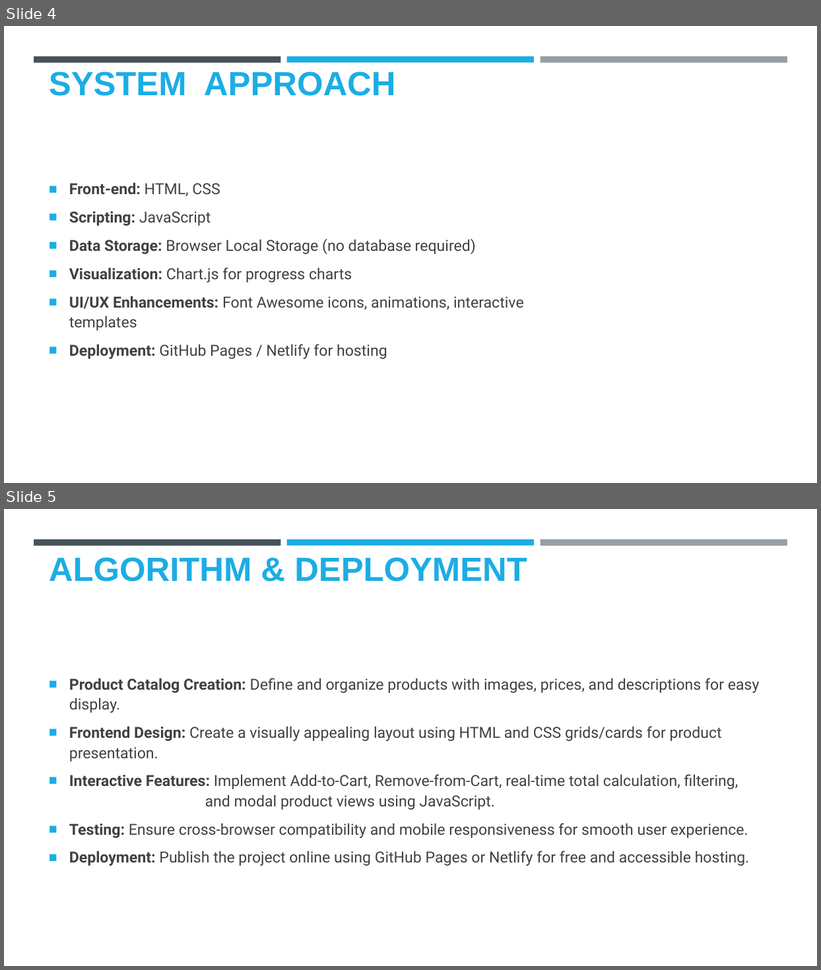
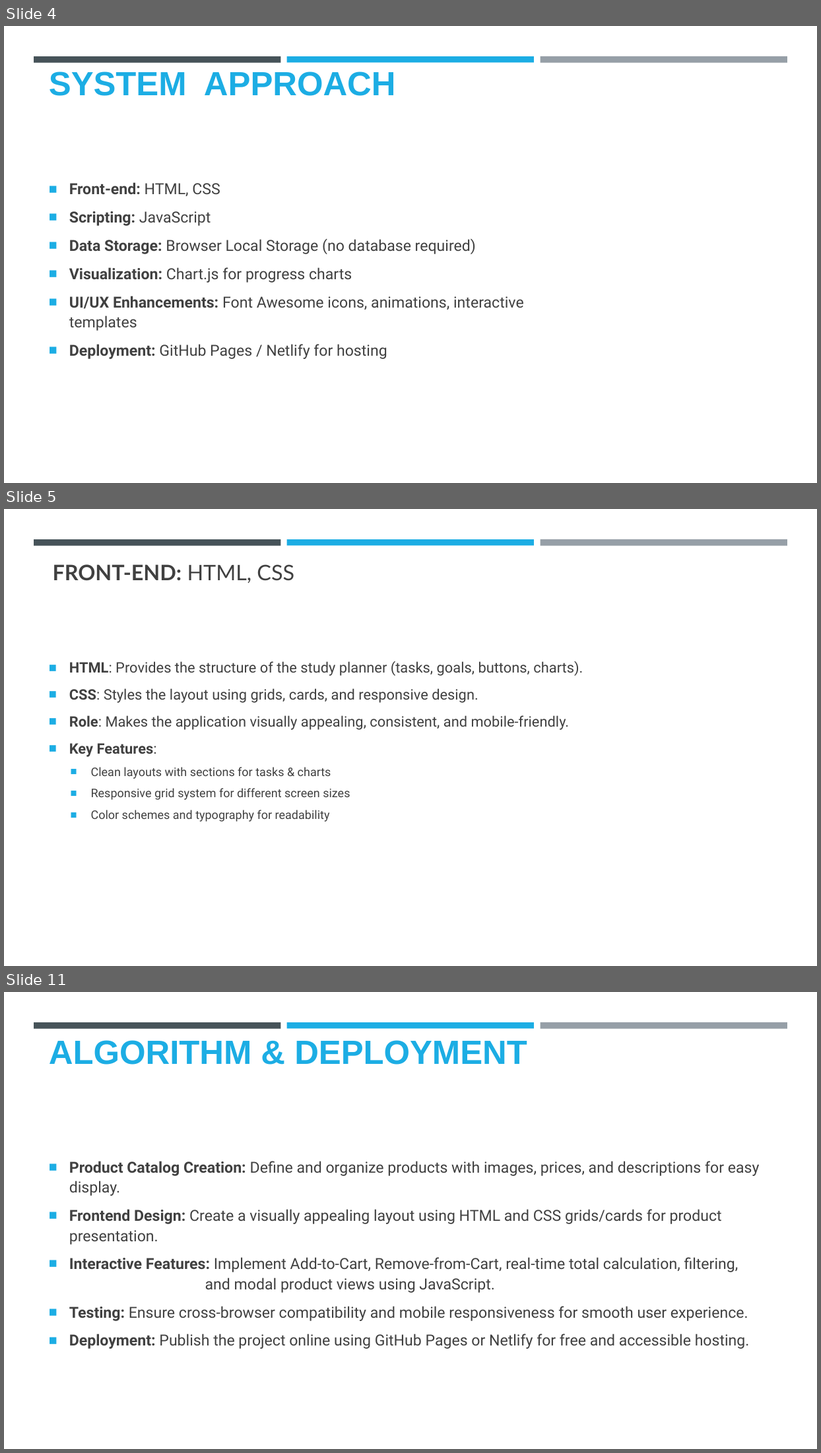
Before and after one commit to timcoder-12/study-dashboard, a slide deck: SSP_ppt.pptx. Shown one above the other, each under a label of ours: slides 4 and 5 before the commit, slides 4, 5 and 11 after it; the slides between them are not shown. The pictures are 821x970 and 821x1453 pixels, drawn with LibreOffice and Linux fonts; fonts in the diff are those of the drawing; background and template pictures are left out. Boxes give left, top, right and bottom in pixels: in the first picture for what was removed or moved away, otherwise in the second. Text is boxed around its words. In the diff, an @@ line names an element or a change of style, - is before the commit and + after.

```diff
--- a/SSP_ppt.pptx
+++ b/SSP_ppt.pptx
@@ slide 5 added at <box>4,509,817,966</box>, background #FFFFFF; not listed: 3 template elements that a slide beside it also shows @@
@@ title added at <box>53,564,294,583</box>, 25.2 pt, text #404040, bold @@
+FRONT-END: HTML, CSS
@@ text added at <box>69,661,583,822</box>, 17 pt, text #404040 @@
+■ HTML: Provides the structure of the study planner (tasks, goals, buttons, charts).
+■ CSS: Styles the layout using grids, cards, and responsive design.
+■ Role: Makes the application visually appealing, consistent, and mobile-friendly.
+■ Key Features:
+  ■ Clean layouts with sections for tasks & charts
+  ■ Responsive grid system for different screen sizes
+  ■ Color schemes and typography for readability
@@ what was slide 5 is now slide 11 @@
```
Also in this commit, not shown: 5 other slides added.
